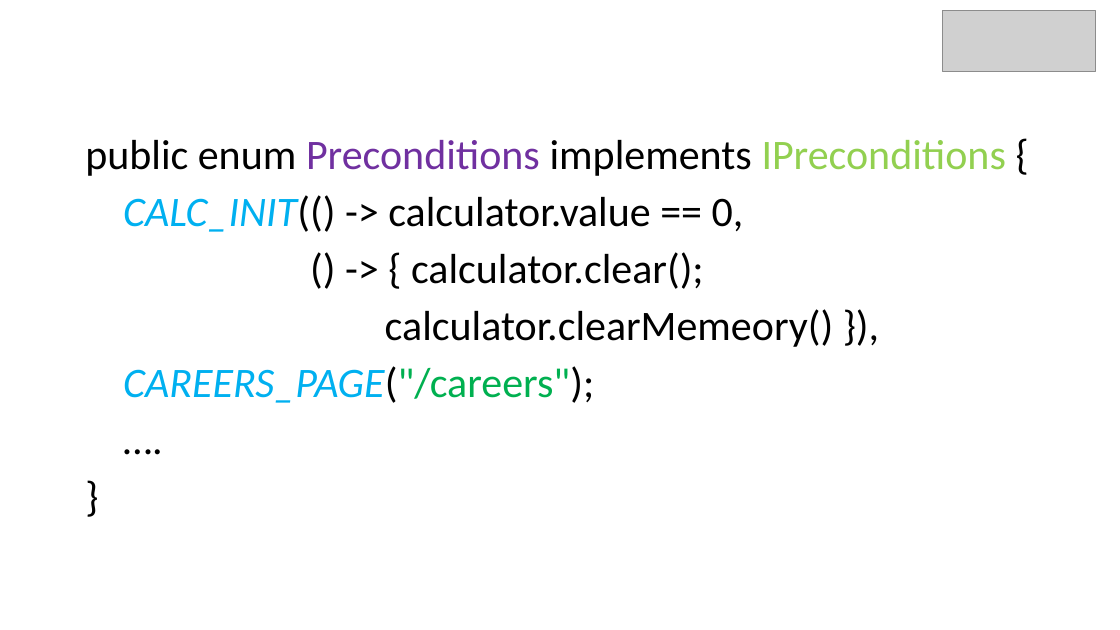
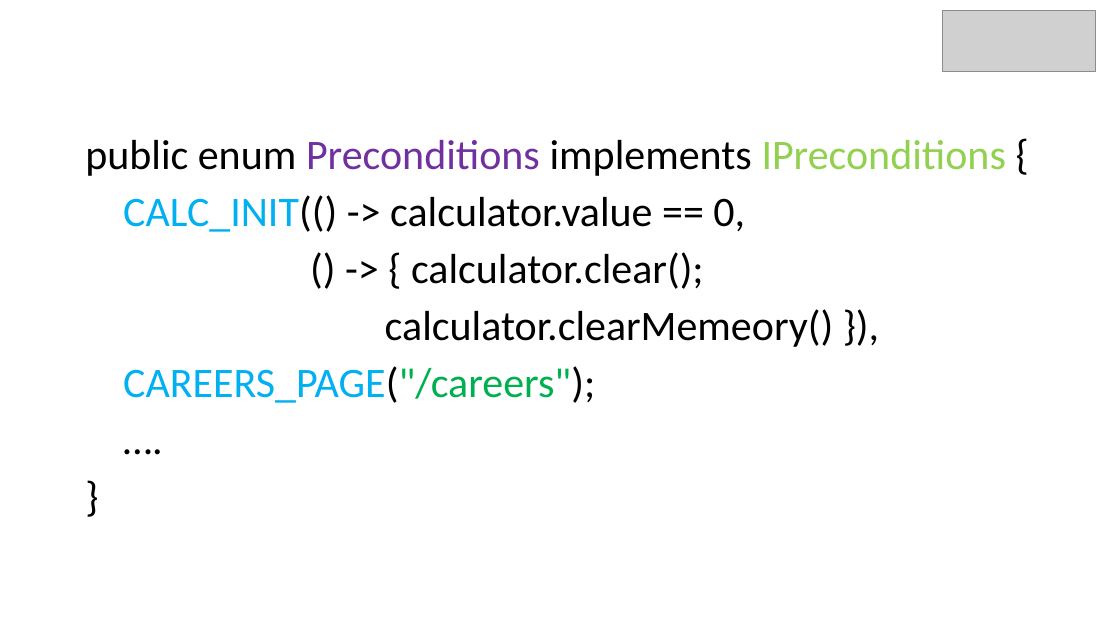
Before and after one commit to epam/JDI, a slide deck: slide 19 of 8 JDI Settings.pptx (slide 24 before the commit). Drawn at 1120x630 pixels with LibreOffice and Linux fonts; fonts in the diff are those of the drawing; grey boxes stand for pictures; background and template pictures are left out. Boxes give left, top, right and bottom in pixels: in the first picture for what was removed or moved away, otherwise in the second. Text is boxed around its words. In the diff, an @@ line names an element or a change of style, - is before the commit and + after.

```diff
--- a/8 JDI Settings.pptx
+++ b/8 JDI Settings.pptx
@@ text at [123,195,745,403]: italic off in "CALC_INIT(()", "CAREERS_PAGE("/careers");" @@
```
Also in this commit, not shown: 11 other slides changed, 13 slides added, 5 slides removed.
